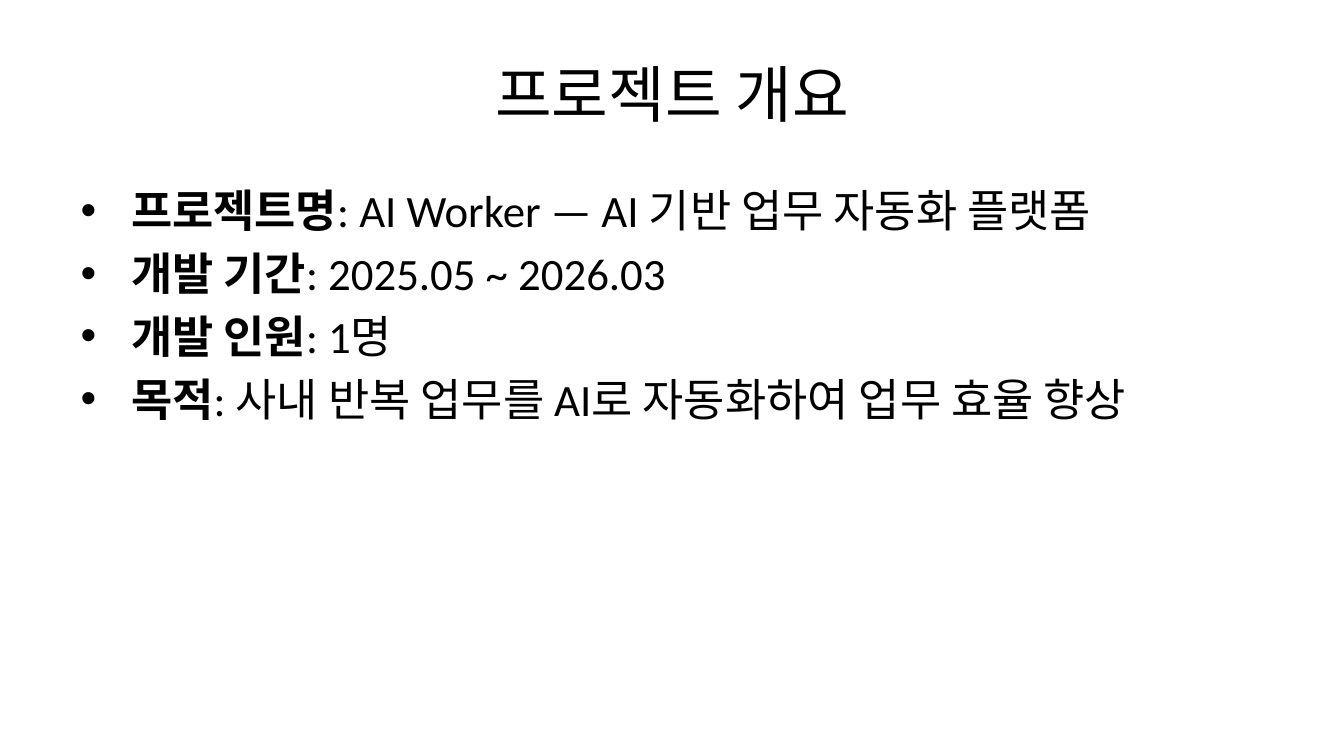
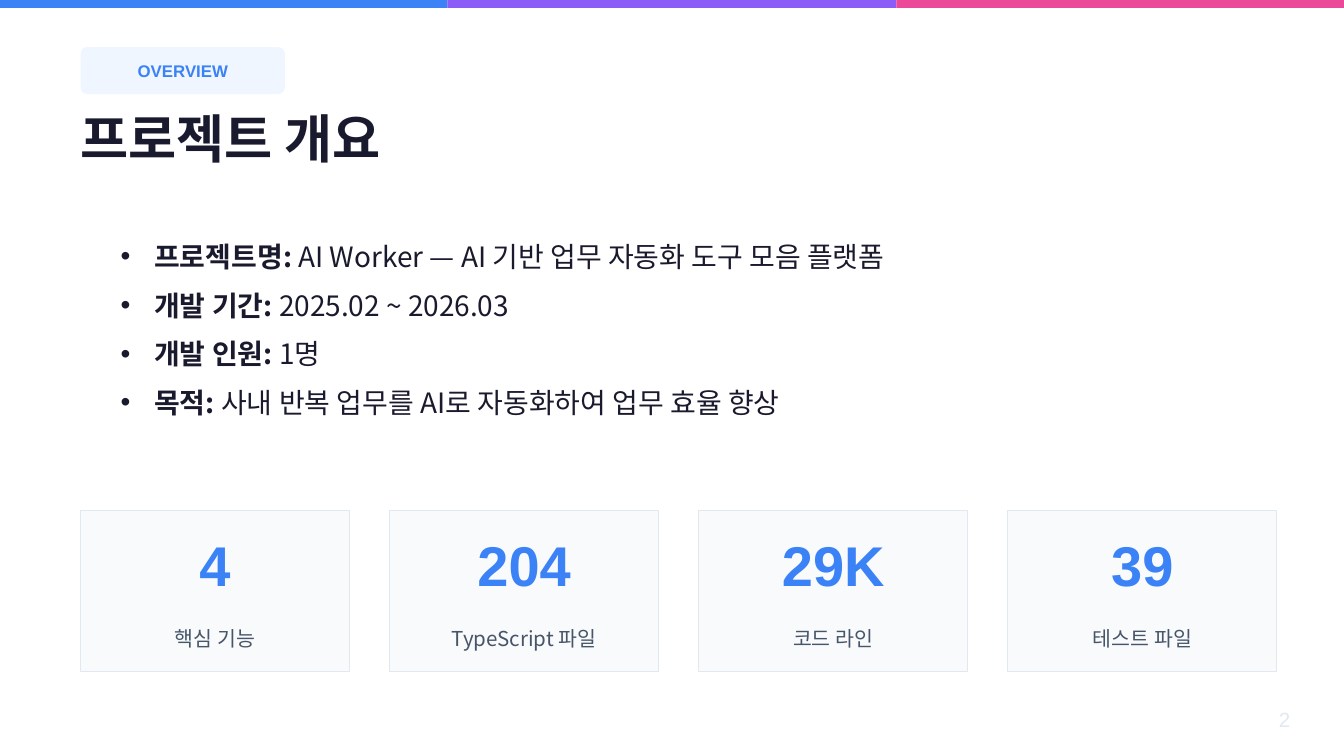
Before and after one commit to shinysky73/ai-worker, a slide deck: slide 2 of docs/REPORT_SLIDES.pptx. Drawn at 1344x756 pixels with LibreOffice and Linux fonts; fonts in the diff are those of the drawing. Boxes give left, top, right and bottom in pixels: in the first picture for what was removed or moved away, otherwise in the second. Text is boxed around its words. In the diff, an @@ line names an element or a change of style, - is before the commit and + after.

```diff
--- a/docs/REPORT_SLIDES.pptx
+++ b/docs/REPORT_SLIDES.pptx
@@ rectangle added at (0,0,448,8), fill #3B82F6 @@
@@ rectangle added at (448,0,896,8), fill #8B5CF6 @@
@@ rectangle added at (896,0,1344,8), fill #EC4899 @@
@@ rounded rectangle added at (81,47,285,94), fill #EFF6FF @@
@@ text added at (138,65,228,77), 9 pt, text #3B82F6, bold @@
+OVERVIEW
@@ text "프로젝트 개요": place and size @@
-text "프로젝트 개요" at (495,66,848,122)
+text "프로젝트 개요" at (81,114,380,163)
@@ text "프로젝트 개요" at (81,114,380,163): size 33 to 28 pt, font Calibri to Noto Sans CJK KR, text colour #000000 to #1A1A2E, bold on; alignment centre to left @@
@@ text "프로젝트명: AI Worker — AI ...": place and size @@
-text "프로젝트명: AI Worker — AI ..." at (131,189,1126,420)
+text "프로젝트명: AI Worker — AI ..." at (154,243,884,416)
@@ text "프로젝트명: AI Worker — AI ..." at (154,243,884,416): vertical alignment top to middle @@
@@ text at (154,243,884,319): text changed; size 24 to 15 pt; font Calibri to Noto Sans CJK KR; text colour #000000 to #1A1A2E @@
-• 프로젝트명: AI Worker — AI 기반 업무 자동화 플랫폼
-• 개발 기간: 2025.05 ~ 2026.03
+• 프로젝트명: AI Worker — AI 기반 업무 자동화 도구 모음 플랫폼
+• 개발 기간: 2025.02 ~ 2026.03
@@ text at (154,340,780,416): size 24 to 15 pt, font Calibri to Noto Sans CJK KR, text colour #000000 to #1A1A2E in "개발 인원: 1명", "목적: 사내 반복 업무를 AI로 자동화하여 업무 ..."; bold on in "인원:", "목적:"; indent changed; more space between paragraphs @@
@@ rectangle added at (81,511,349,672), fill #F8FAFC, outline #E2E8F0 0.5 pt @@
@@ rectangle added at (390,511,659,672), fill #F8FAFC, outline #E2E8F0 0.5 pt @@
@@ rectangle added at (699,511,968,672), fill #F8FAFC, outline #E2E8F0 0.5 pt @@
@@ rectangle added at (1008,511,1277,672), fill #F8FAFC, outline #E2E8F0 0.5 pt @@
@@ text added at (199,547,230,586), 30 pt, text #3B82F6, bold @@
+4
@@ text added at (477,547,570,587), 30 pt, text #3B82F6, bold @@
+204
@@ text added at (782,547,885,587), 30 pt, text #3B82F6, bold @@
+29K
@@ text added at (1111,547,1173,587), 30 pt, text #3B82F6, bold @@
+39
@@ text added at (175,629,255,648), 11 pt, text #475569 @@
+핵심 기능
@@ text added at (452,629,597,651), 11 pt, text #475569 @@
+TypeScript 파일
@@ text added at (793,629,873,648), 11 pt, text #475569 @@
+코드 라인
@@ text added at (1093,629,1192,648), 11 pt, text #475569 @@
+테스트 파일
```
Also in this commit, not shown: 15 other slides changed, 2 slides added, 1 slide removed, 1 other file.
